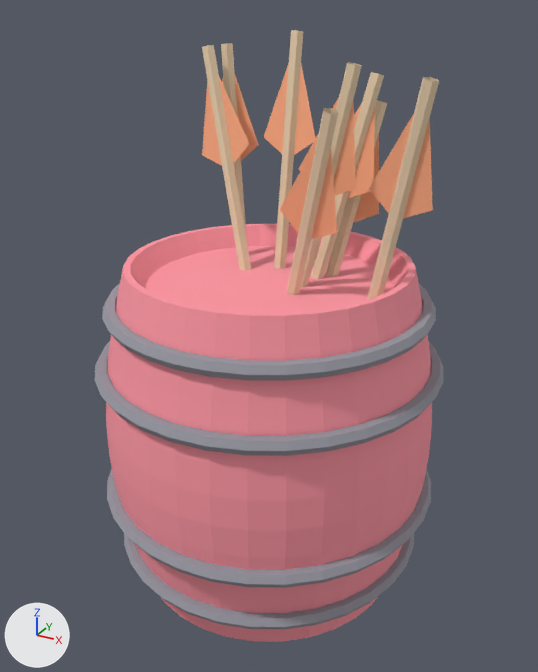
The OBJ model assets/meshes/ArrowBarrel.obj, before and after one commit.
The view is the same before and after, from a 50 mm camera at (2.5, -4.56, 4.29) aimed at (0.01, -0.02, 2.02). The axes (+X, +Y, +Z) are drawn at lower left. The lights are the same throughout. The first picture is the older version. Where no turn or scale is listed for an object, it has been applied to the vertices. Vertices at exactly the same position are counted once.

Objects in the first picture: 'Barrel', 'Feathers', 'Hoops', 'Shafts'.
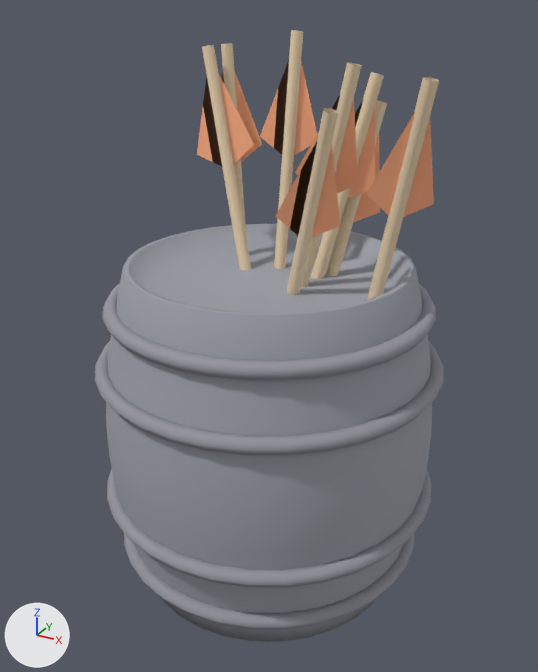
Patch to the scene script:
```diff
--- a/assets/meshes/ArrowBarrel.obj.py
+++ b/assets/meshes/ArrowBarrel.obj.py
@@ mat_barrel @@
 mat_barrel = principled_material('Barrel')
-mat_barrel.base_color = (1.0, 0.314, 0.373)  # pink #ff98a4
+mat_barrel.base_color = (0.345, 0.361, 0.408)  # grey #9fa2ab
 mat_barrel.roughness = 1.0
@@ me_feathers @@
 # used by ob_feathers; location = (0.0, 0.0, 0.0)
-me_feathers.from_pydata(...)  # 36 vertices, 18 faces; spans x -0.82..1.19, y -0.27..0.89, z 2.82..4.09
-me_feathers.vertices[1].co = (-0.82, 0.53, 3.27)
-me_feathers.vertices[13].co = (-0.76, 0.3, 3.25)  # pixel (202, 155)
+me_feathers.from_pydata(...)  # 36 vertices, 18 faces; spans x -0.79..1.16, y -0.3..0.89, z 2.82..4.09
+# me_feathers part 1: 16 of 36 vertices moved; they spanned x -0.38..1.19, y -0.19..0.68, z 2.93..3.4 and now span x -0.41..1.16, y -0.3..0.78, z 2.91..3.41; mean shift (0.0, 0.01, 0.0); largest move (-0.33, 0.5, 3.39) -> (-0.3, 0.39, 3.41)
+# me_feathers part 2
+me_feathers.vertices[1].co = (-0.79, 0.42, 3.29)
+me_feathers.vertices[13].co = (-0.73, 0.19, 3.28)  # pixel (196, 154)
 me_feathers.materials.append(mat_feathers)
```

Location of each change, (x1, y1, x2, y2) in pixels of the pictures (538 x 672 px; the box of a moved part takes in the faces that stretch with it):
'Barrel', recoloured (pink to grey)
    both: (106, 224, 432, 642)
'Feathers', reshaped
    before: (202, 63, 433, 239)
    after: (197, 60, 434, 237)
part 1 of me_feathers, moved or reshaped
    before: (219, 63, 433, 239)
    after: (218, 60, 434, 237)
part 2 of me_feathers, moved or reshaped
    before: (202, 78, 224, 166)
    after: (197, 73, 224, 166)
